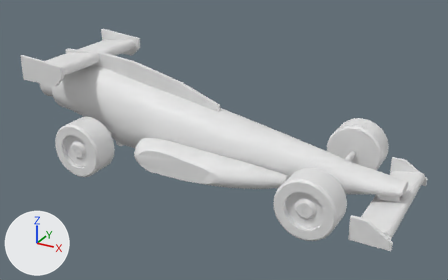
A saved change to the glTF model assets/models/sr26.glb.
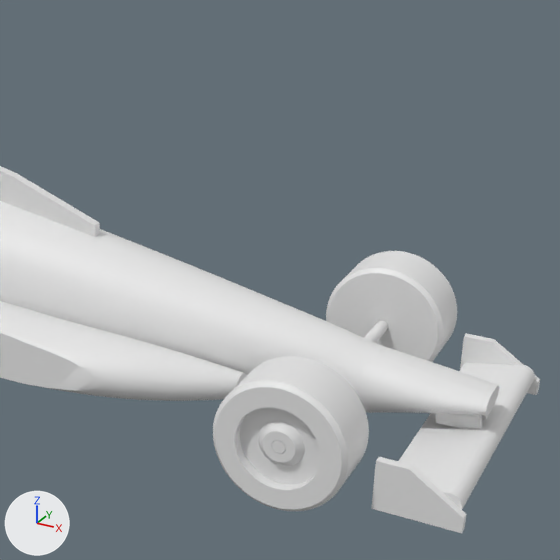
Each version appears first whole from a 50 mm lens placed at (0.2539, -0.2672, 0.1535), pointed at (0.1069, 0.0002, 0.0198), and next in a close-up on the part from 39% to 98% of the width and 0% to 94% of the height. The axes (+X, +Y, +Z) are drawn at lower left. The lights are the same throughout. The last two pictures show the newer version.

Objects in the first close-up: '01_Cuerpo', '02_Ponton_der', '04_Nariz', '05_Aleron_del', '07_Placa_del_der', '08_Placa_del_izq', '16_Llanta_del_izq__Llanta_DI', '16_Llanta_del_izq__Rin_DI', '17_Llanta_del_der__Llanta_DD', '17_Llanta_del_der__Rin_DD', '24_Espina' and 2 more.
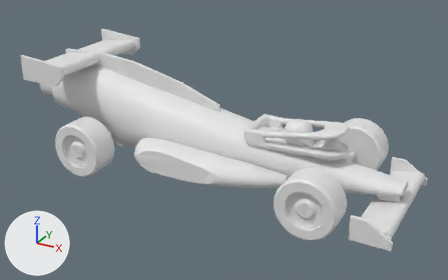
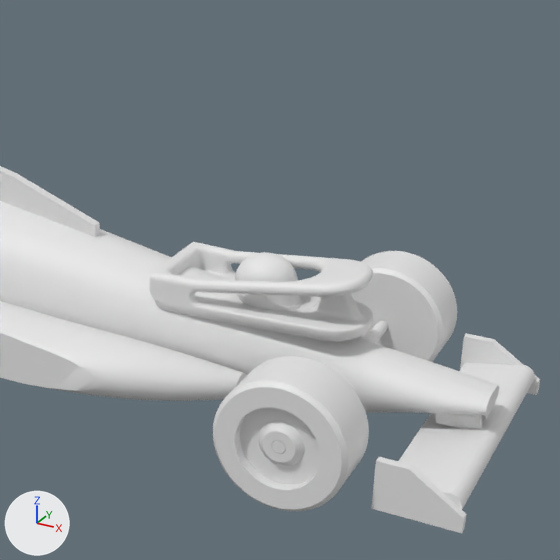
What differs and where, as boxes (x1, y1, x2, y2) in the close-ups (560 x 560 px):
'13_Halo', added
    after: (149, 242, 373, 342)
'14_Casco', added
    after: (235, 252, 302, 311)

What the commit changed:
Mesh me_14_casco is new.
It has 2460 vertices, 4914 faces and spans x -0.0082..0.0082, y -0.0064..0.0064, z -0.0082..0.0082.
Mesh me_13_halo is new.
It has 1742 vertices, 3492 faces and spans x -0.025..0.025, y -0.0125..0.0125, z -0.0076..0.0076.
Object '14_Casco' (ob_14_casco) is new; it shows me_14_casco.
Its location is (0.15, 0.0, 0.0315).
Object '13_Halo' (ob_13_halo) is new; it shows me_13_halo.
Its location is (0.15, 0.0, 0.0321).
